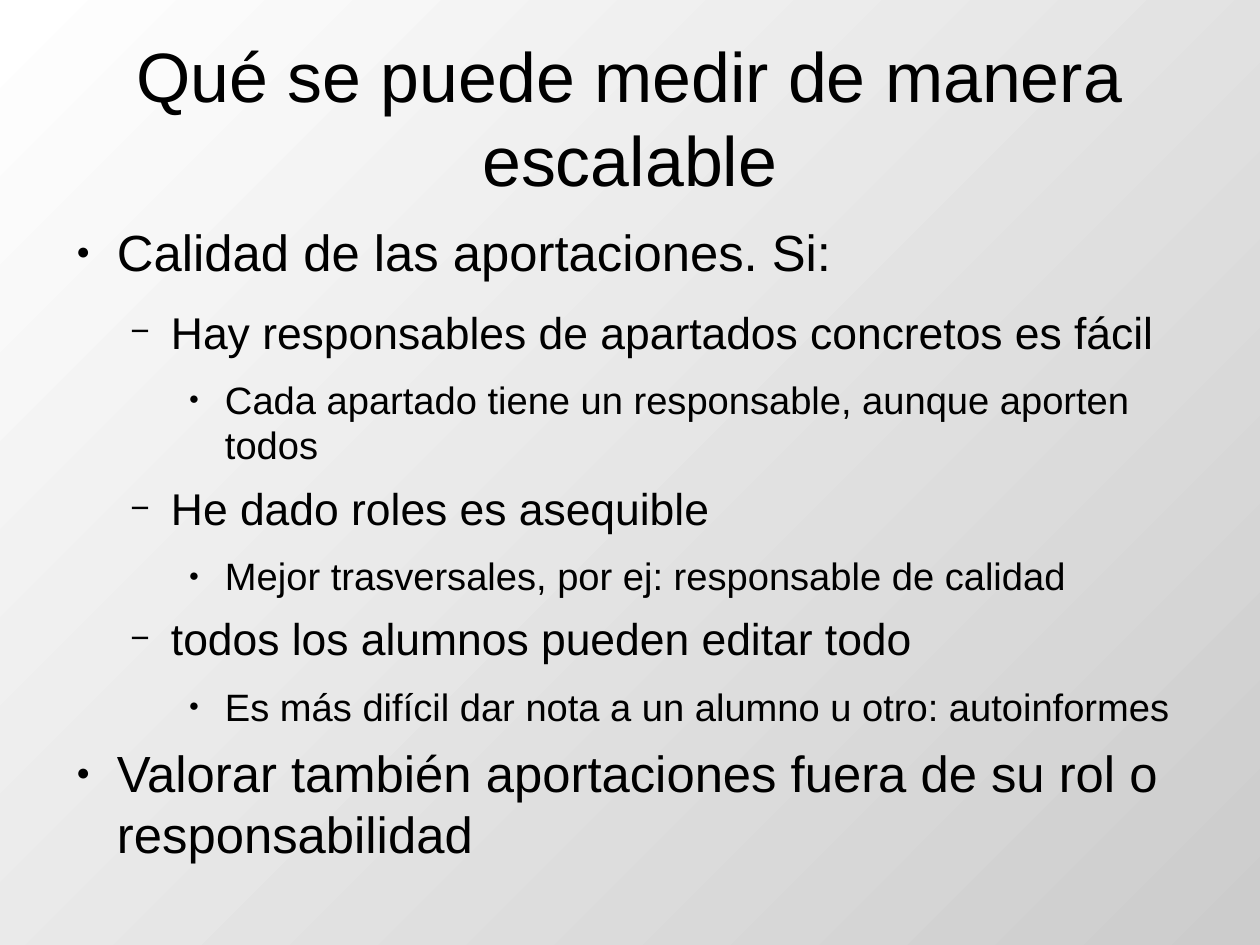
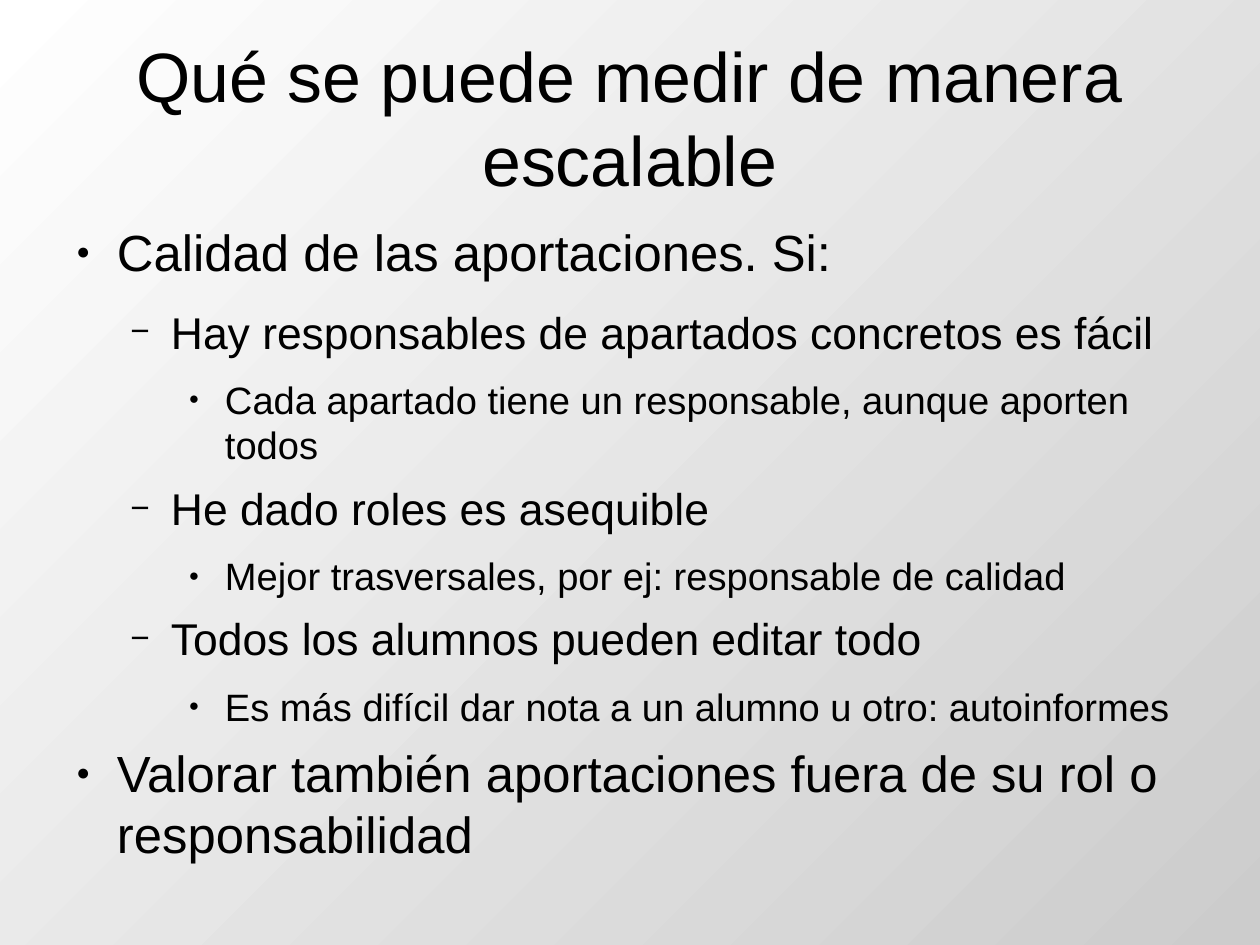
Before and after one commit to DrPantera/wikis4education, a slide deck: slide 10 of uca-2013_07/tema-5-EvaluacionWikis.odp. Drawn at 1260x945 pixels with LibreOffice and Linux fonts; fonts in the diff are those of the drawing. Boxes give left, top, right and bottom in pixels: in the first picture for what was removed or moved away, otherwise in the second. Text is boxed around its words. In the diff, an @@ line names an element or a change of style, - is before the commit and + after.

```diff
--- a/uca-2013_07/tema-5-EvaluacionWikis.odp
+++ b/uca-2013_07/tema-5-EvaluacionWikis.odp
@@ text at <box>171,622,921,665</box>: text changed @@
-  − todos los alumnos pueden editar todo
+  − Todos los alumnos pueden editar todo
```
Also in this commit, not shown: 1 other file.
